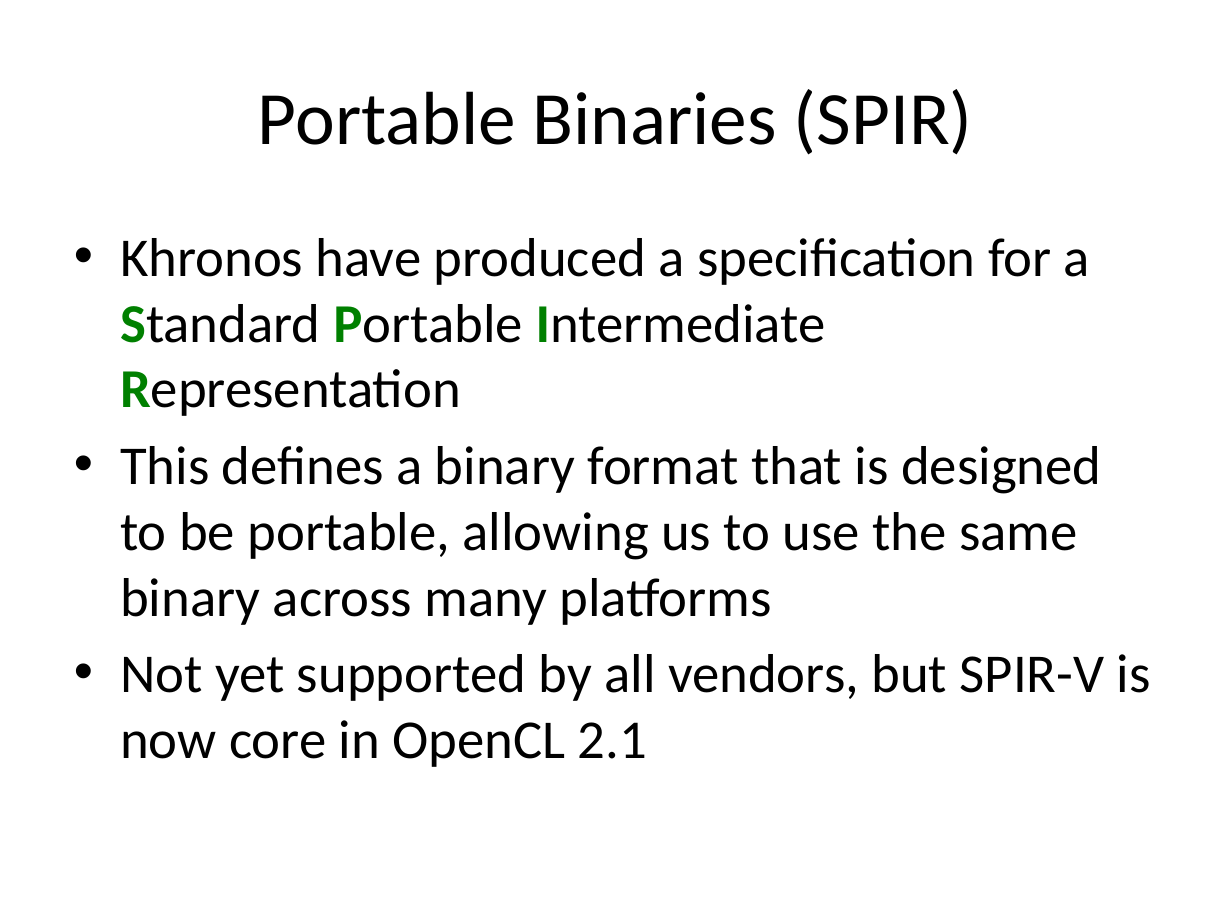
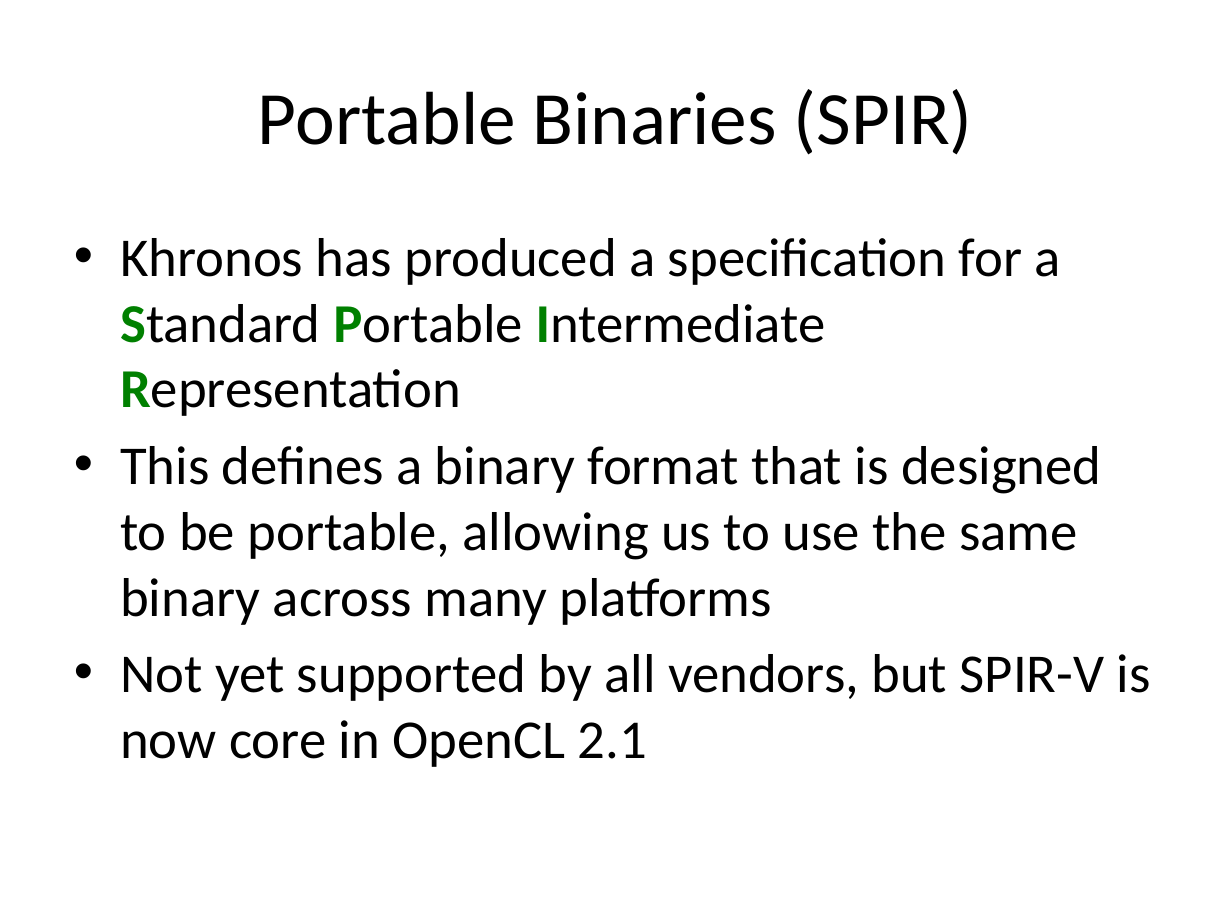
Before and after one commit to UoB-HPC/opencl-training-code, a slide deck: slide 7 of slides/advanced_part2.pptx. Drawn at 1232x924 pixels with LibreOffice and Linux fonts; fonts in the diff are those of the drawing. Boxes give left, top, right and bottom in pixels: in the first picture for what was removed or moved away, otherwise in the second. Text is boxed around its words. In the diff, an @@ line names an element or a change of style, - is before the commit and + after.

Commit message:
Fixed minor typos

```diff
--- a/slides/advanced_part2.pptx
+++ b/slides/advanced_part2.pptx
@@ text at (120, 238, 1061, 416): text changed @@
-• Khronos have produced a specification for a Standard Portable Intermediate Representation
+• Khronos has produced a specification for a Standard Portable Intermediate Representation
```
Also in this commit, not shown: 1 other slide changed.
